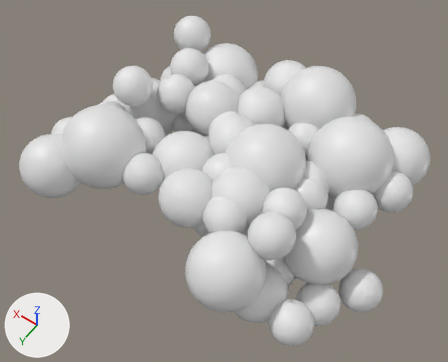
A saved change to the FBX model Bubble Colony.fbx.
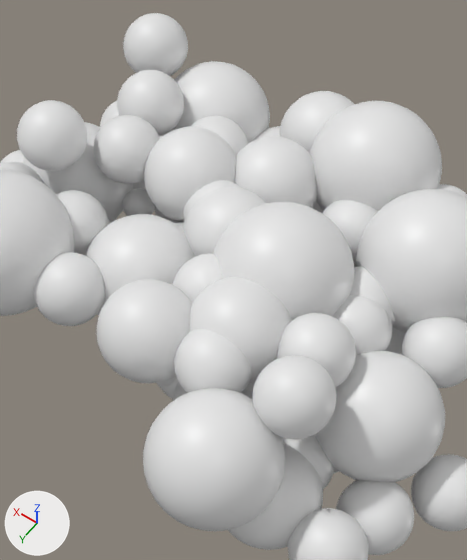
There are two pictures of each version: one whole from a camera (50 mm lens) standing at (-0.314, 0.688, 1.091) and looking at (0.168, 0.013, 0.029), one close up on the part from 23% to 83% of the width and 2% to 91% of the height. The axes (+X, +Y, +Z) are drawn at lower left. The lights are the same throughout. Where no turn or scale is listed for an object, it has been applied to the vertices.
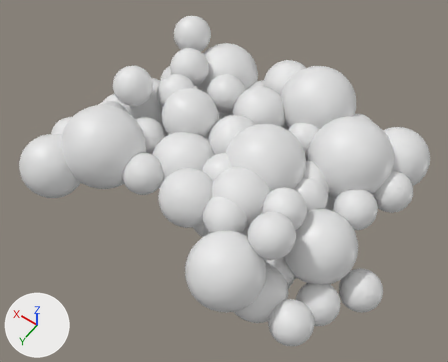
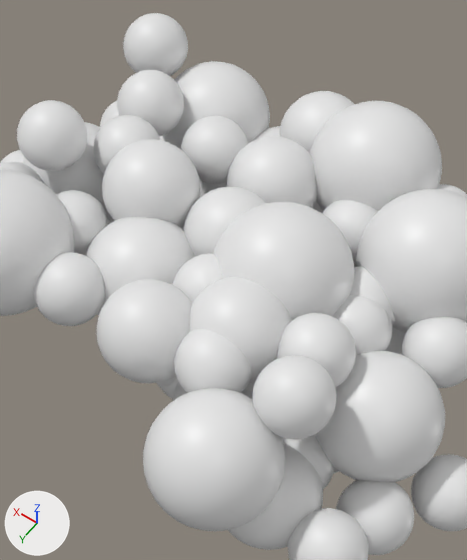
Location of each change, [x1, y1, x2, y2] in pixels of the close-ups (467 x 560 px):
part 1 of me_sphere_003, added
    after: [102, 139, 200, 227]
part 2 of me_sphere_003, deleted
    before: [183, 180, 241, 224]
part 3 of me_sphere_003, deleted
    before: [144, 127, 236, 222]

The edits, one by one:
me_sphere_003 is used by ob_sphere_001; location (0.192, 0.079, 0.05).
me_sphere_003 had 36632 vertices, 38912 faces and spanned x -0.427..0.388, y -0.389..0.212, z -0.161..0.149.
me_sphere_003 now has 36150 vertices, 72000 faces and spans x -0.427..0.388, y -0.389..0.212, z -0.161..0.149.
me_sphere_003 part 1: a new loose piece of 482 vertices spanning x 0.037..0.158, y -0.171..-0.049, z 0.009..0.13, in mat_material_001 (white #e7e7e7).
me_sphere_003 part 2: the loose piece of 482 vertices spanning x -0.032..0.055, y -0.176..-0.089, z 0.014..0.1 is deleted.
me_sphere_003 part 3: 482 vertices removed from x 0.013..0.134, y -0.224..-0.102, z 0.003..0.124.
